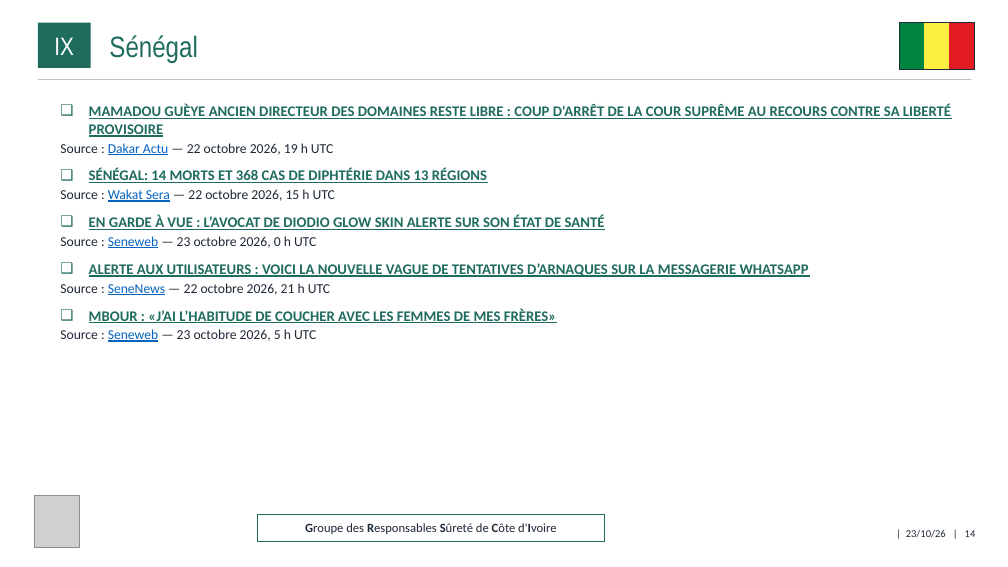
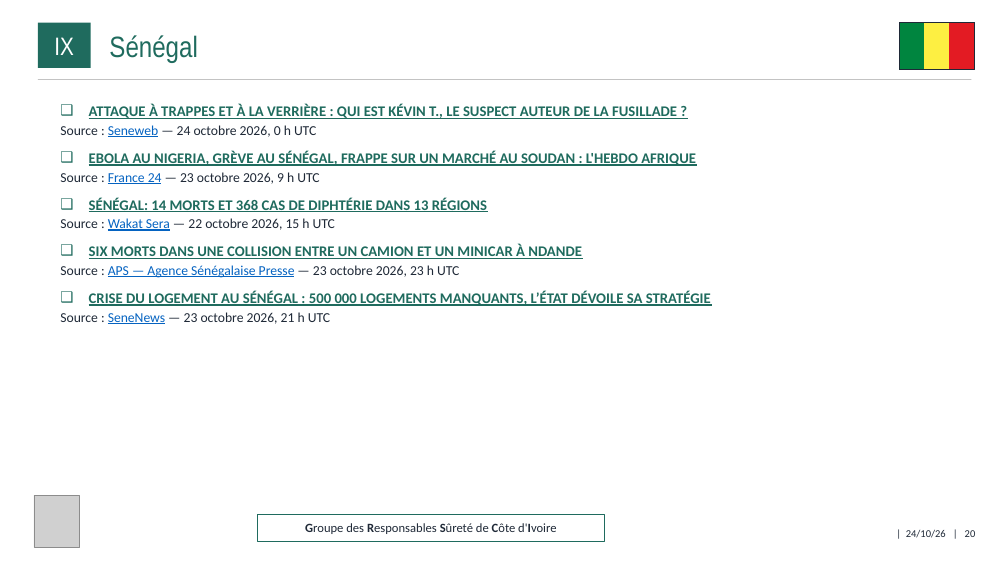
Before and after one commit to ytl1-ops/SentiqS, a slide deck: slide 20 of web/rapports/GRSCI/2026-10.pptx (slide 14 before the commit). Drawn at 1008x567 pixels with LibreOffice and Linux fonts; fonts in the diff are those of the drawing; grey boxes stand for pictures. Boxes give left, top, right and bottom in pixels: in the first picture for what was removed or moved away, otherwise in the second. Text is boxed around its words. In the diff, an @@ line names an element or a change of style, - is before the commit and + after.

```diff
--- a/web/rapports/GRSCI/2026-10.pptx
+++ b/web/rapports/GRSCI/2026-10.pptx
@@ text at box(60, 104, 696, 184): text changed @@
-❑ MAMADOU GUÈYE ANCIEN DIRECTEUR DES DOMAINES RESTE LIBRE : COUP D'ARRÊT DE LA COUR SUPRÊME AU RECOURS CONTRE SA LIBERTÉ PROVISOIRE
-  ▪ Source : Dakar Actu — 22 octobre 2026, 19 h UTC
+❑ ATTAQUE À TRAPPES ET À LA VERRIÈRE : QUI EST KÉVIN T., LE SUSPECT AUTEUR DE LA FUSILLADE ?
+  ▪ Source : Seneweb — 24 octobre 2026, 0 h UTC
+❑ EBOLA AU NIGERIA, GRÈVE AU SÉNÉGAL, FRAPPE SUR UN MARCHÉ AU SOUDAN : L'HEBDO AFRIQUE
+  ▪ Source : France 24 — 23 octobre 2026, 9 h UTC
@@ text at box(60, 244, 711, 324): text changed @@
-❑ EN GARDE À VUE : L’AVOCAT DE DIODIO GLOW SKIN ALERTE SUR SON ÉTAT DE SANTÉ
-  ▪ Source : Seneweb — 23 octobre 2026, 0 h UTC
-❑ ALERTE AUX UTILISATEURS : VOICI LA NOUVELLE VAGUE DE TENTATIVES D’ARNAQUES SUR LA MESSAGERIE WHATSAPP
-  ▪ Source : SeneNews — 22 octobre 2026, 21 h UTC
-❑ MBOUR : «J’AI L’HABITUDE DE COUCHER AVEC LES FEMMES DE MES FRÈRES»
-  ▪ Source : Seneweb — 23 octobre 2026, 5 h UTC
+❑ SIX MORTS DANS UNE COLLISION ENTRE UN CAMION ET UN MINICAR À NDANDE
+  ▪ Source : APS — Agence Sénégalaise Presse — 23 octobre 2026, 23 h UTC
+❑ CRISE DU LOGEMENT AU SÉNÉGAL : 500 000 LOGEMENTS MANQUANTS, L’ÉTAT DÉVOILE SA STRATÉGIE
+  ▪ Source : SeneNews — 23 octobre 2026, 21 h UTC
@@ text at box(906, 530, 976, 538): text changed @@
-| 23/10/26 | 14
+| 24/10/26 | 20
```
Also in this commit, not shown: 15 other slides changed, 6 slides added, 9 other files.
